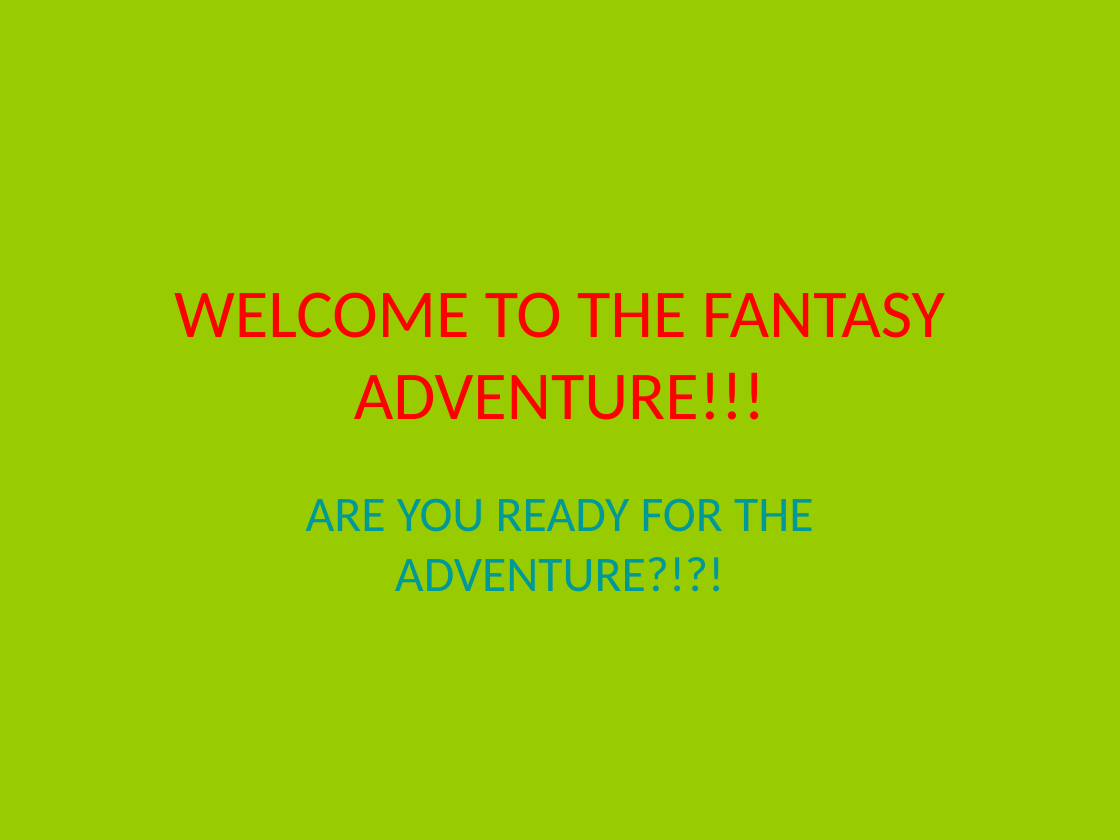
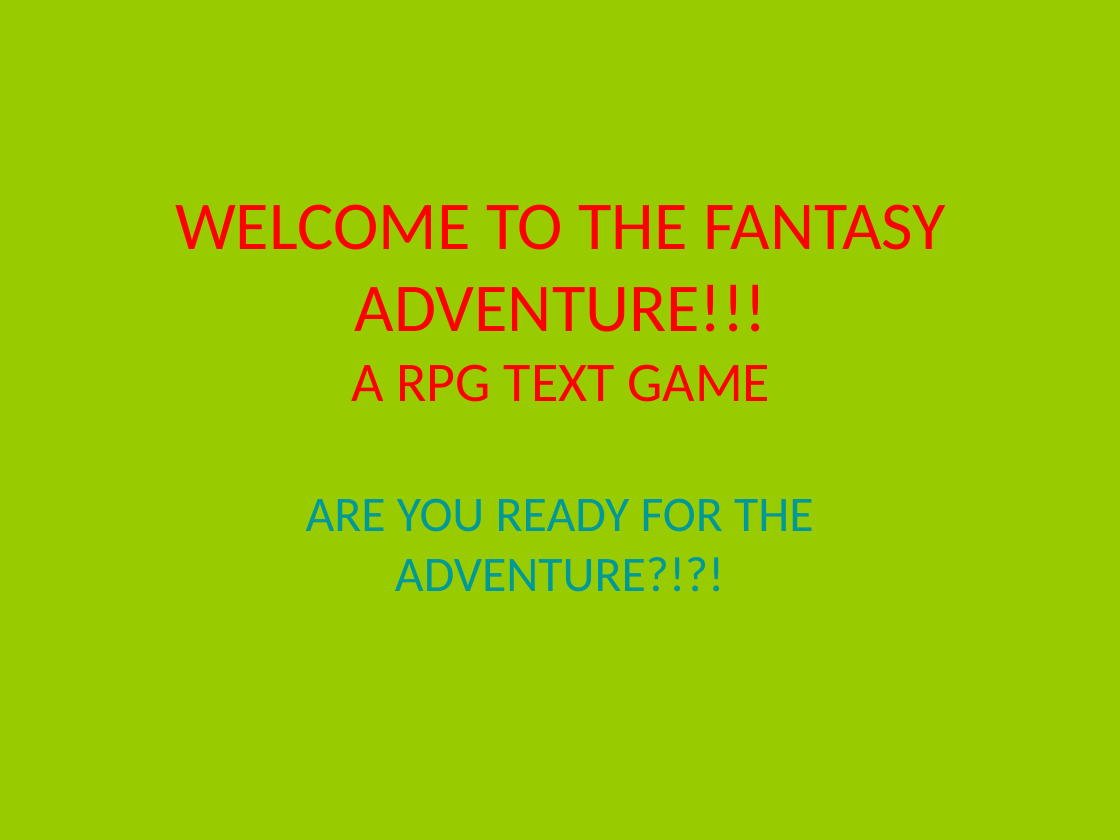
Before and after one commit to StefanoPruna/AdventureApp, a slide deck: slide 1 of WELCOME TO THE FANTASY ADVENTURE.pptx. Drawn at 1120x840 pixels with LibreOffice and Linux fonts; fonts in the diff are those of the drawing. Boxes give left, top, right and bottom in pixels: in the first picture for what was removed or moved away, otherwise in the second. Text is boxed around its words. In the diff, an @@ line names an element or a change of style, - is before the commit and + after.

Commit message:
fixed the presentation and the part five function of the story

```diff
--- a/WELCOME TO THE FANTASY ADVENTURE.pptx
+++ b/WELCOME TO THE FANTASY ADVENTURE.pptx
@@ title "WELCOME TO THE FANTASY ADVENTURE!!!": place and size @@
-title "WELCOME TO THE FANTASY ADVENTURE!!!" at [174,292,945,420]
+title "WELCOME TO THE FANTASY ADVENTURE!!!" at [175,204,946,402]
@@ title at [352,364,770,402]: paragraph added @@
+A RPG TEXT GAME
```
Also in this commit, not shown: 2 other files.
